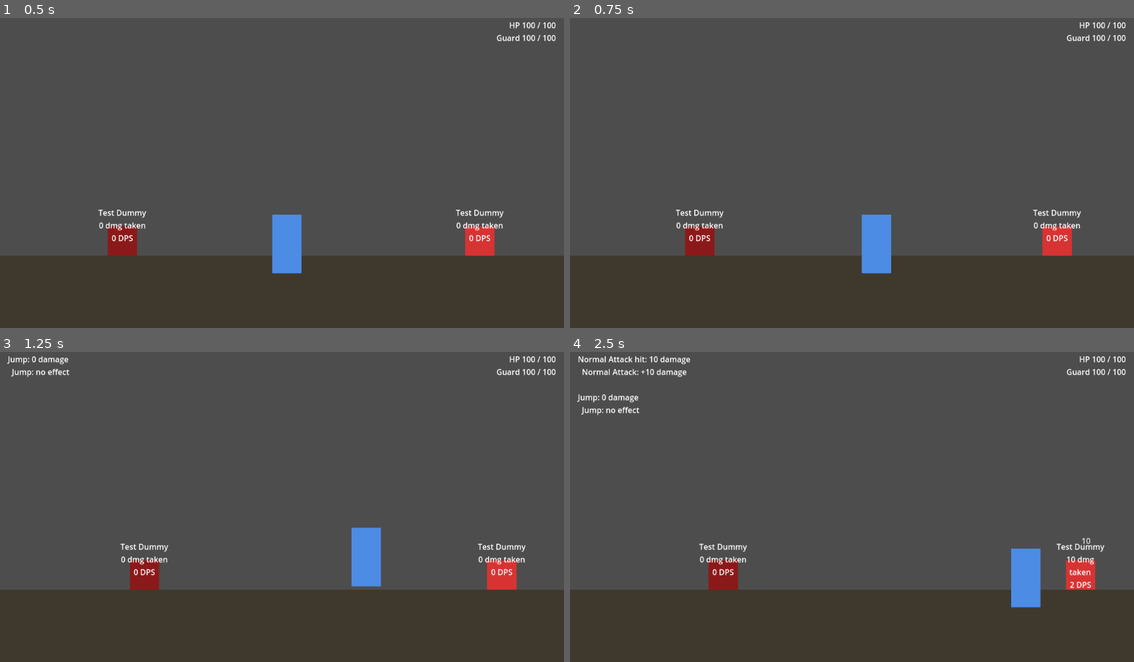
Above: before the commit, frames 1-4 (two rows, left to right).
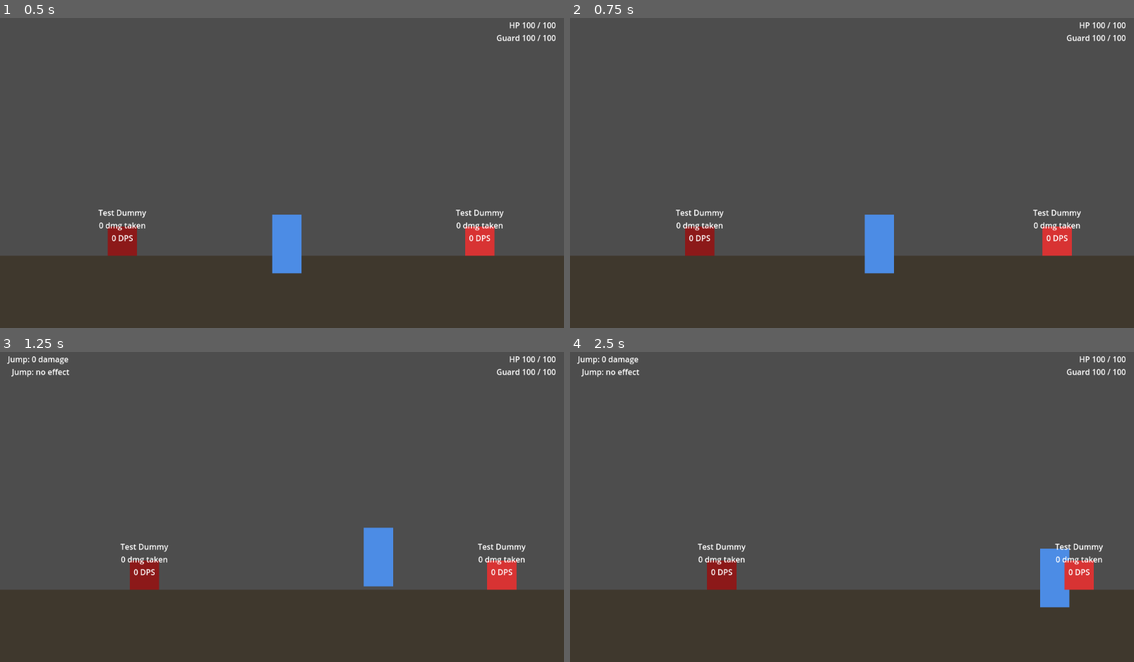
Above: after the commit, the same moments.

Repository: Thord1n/SynapseGame
Game: Godot game, scene res://scenes/main/main.tscn
Two runs of this game, one before a commit and one after it. Both use one fixed random seed, a clock stepped at 60 frames per second and the inputs below.
Inputs (mouse positions are in pixels of both pictures, inside the frame that each line leads up to):
- Up to frame 1 (0.5 s): no input
- Up to frame 2 (0.75 s): tap Enter at 0.5 s; move the mouse to (976, 154) at 0.52 s; hold D (Right) from 0.53 s (still down); hold Q (Block) from 0.53 s (still down); click (976, 154) at 0.67 s
- Up to frame 3 (1.25 s): keep holding D (Right); keep holding Q (Block); tap Space (Jump) at 0.77 s
- Up to frame 4 (2.5 s): move the mouse to (739, 519) at 1.27 s; release Q (Block) at 1.28 s; tap Shift (Dash) at 1.35 s; tap Space (Jump) at 1.52 s; move the mouse to (908, 435) at 2.02 s; release D (Right) at 2.03 s; press the mouse at (908, 435) at 2.03 s; hold A (Left) from 2.03 s (still down)

Frame 1 is identical in both runs. In frame 2, 0.2% of the frame differs, in the area x 51-58%, y 63-83%; in frame 3, 0.9%; in frame 4, 3.3%, in the area x 1-95%, y 1-83%.

Commit message:
Faster run (300 px/s) and punchier dash (150 px / 0.22 s)
Thomas: dash and run speed matter most; the Designer's updated spec
raises both. Air dash once per airtime confirmed.

Co-Authored-By: Claude Opus 5.5 (1M context) <noreply@anthropic.com>
Claude-Session: https://claude.ai/code/session_017xZyWZz86SG64GVaBwrJvM

Diff:
--- a/scripts/player/player_controller.gd
+++ b/scripts/player/player_controller.gd
@@ -56,7 +56,7 @@
 ## Movement feel (Designer's design/movement-feel-spec.md, Phase 1: Nine Sols is mostly about
 ## movement). All first guesses, tuned by feel. Jump and Dash features need their perks.
 @export_group("Run")
-@export var run_speed: float = 260.0
+@export var run_speed: float = 300.0
 ## Seconds from standing to full speed, and from full speed to stopped with no input.
 @export var accel_time: float = 0.06
 @export var decel_time: float = 0.05
@@ -105,8 +105,8 @@
 @export var special_attack_cooldown: float = 3.0
 
 @export_group("Dodge")
-@export var dodge_distance: float = 120.0
-@export var dodge_duration: float = 0.25
+@export var dodge_distance: float = 150.0
+@export var dodge_duration: float = 0.22
 ## I-frames run from iframe_start to iframe_end seconds into the dodge.
 @export var iframe_start: float = 0.05
 @export var iframe_end: float = 0.20
